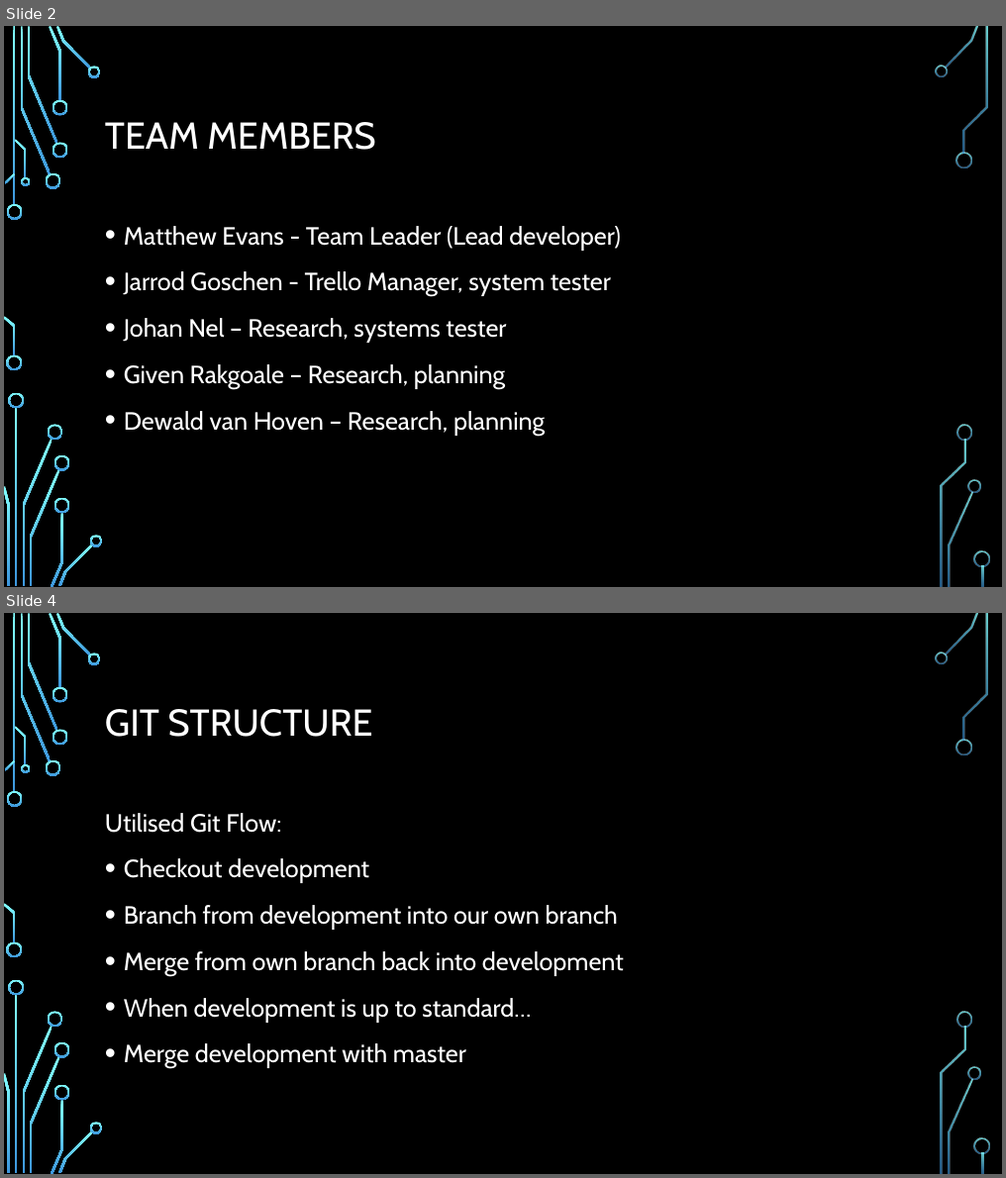
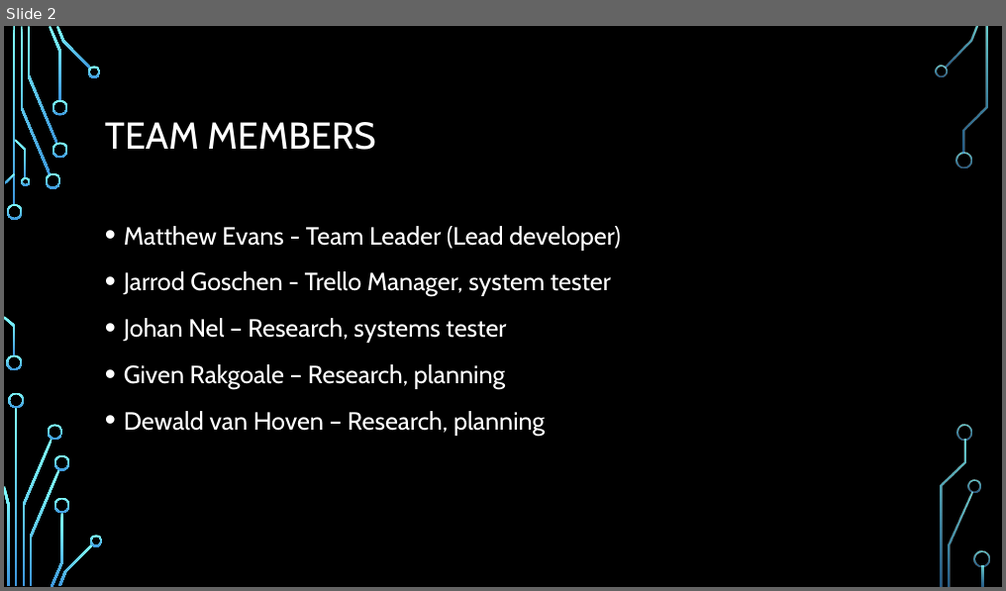
Before and after one commit to ocean-nfc/ocean-nfc-server, a slide deck: Ocean - NFC Slide Show.pptx. Shown one above the other, each under a label of ours: slides 2 and 4 before the commit, slide 2 after it; the slides between them are not shown. The pictures are 1006x1178 and 1006x591 pixels, drawn with LibreOffice and Linux fonts; fonts in the diff are those of the drawing; background and template pictures are left out. Boxes give left, top, right and bottom in pixels: in the first picture for what was removed or moved away, otherwise in the second. Text is boxed around its words. In the diff, an @@ line names an element or a change of style, - is before the commit and + after.

```diff
--- a/Ocean - NFC Slide Show.pptx
+++ b/Ocean - NFC Slide Show.pptx
@@ slide 4 removed at bbox=[4, 613, 1002, 1174], background picture (left out); not listed: 36 template elements that a slide beside it also shows @@
@@ title removed at bbox=[105, 709, 373, 737] @@
-GIT STRUCTURE
@@ text removed at bbox=[105, 813, 624, 1069] @@
-Utilised Git Flow:
-• Checkout development
-• Branch from development into our own branch
-• Merge from own branch back into development
-• When development is up to standard…
-• Merge development with master
```
Also in this commit, not shown: 7 slides added, 5 other slides removed.
